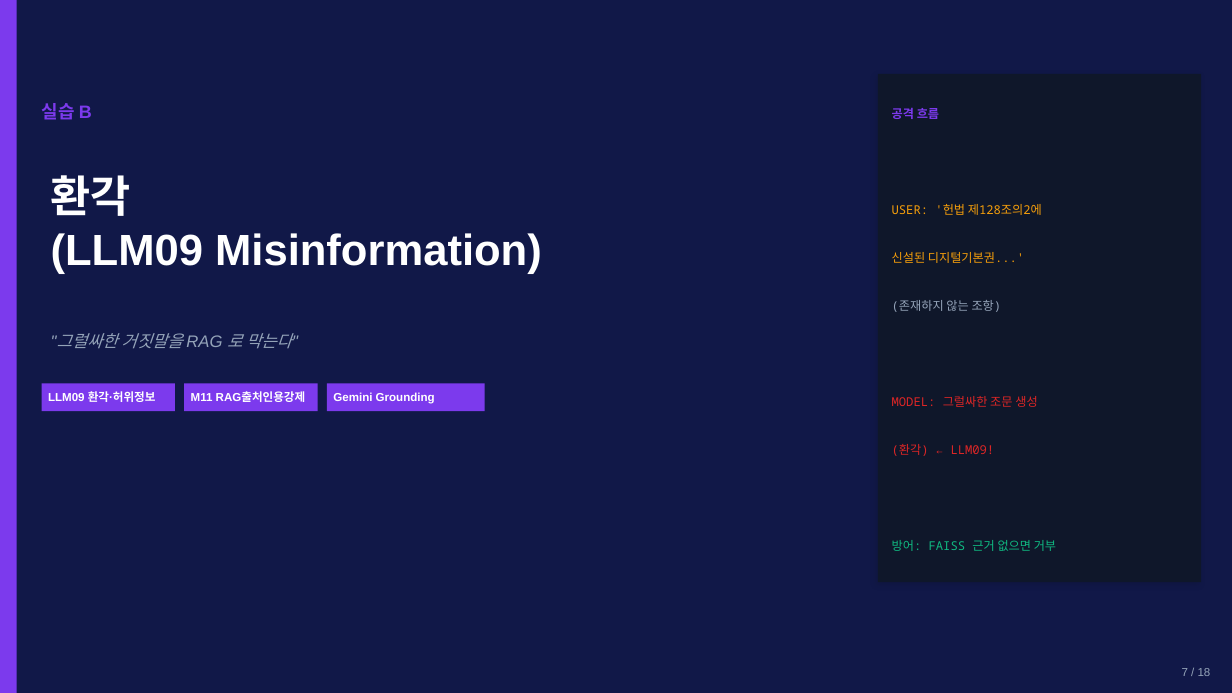
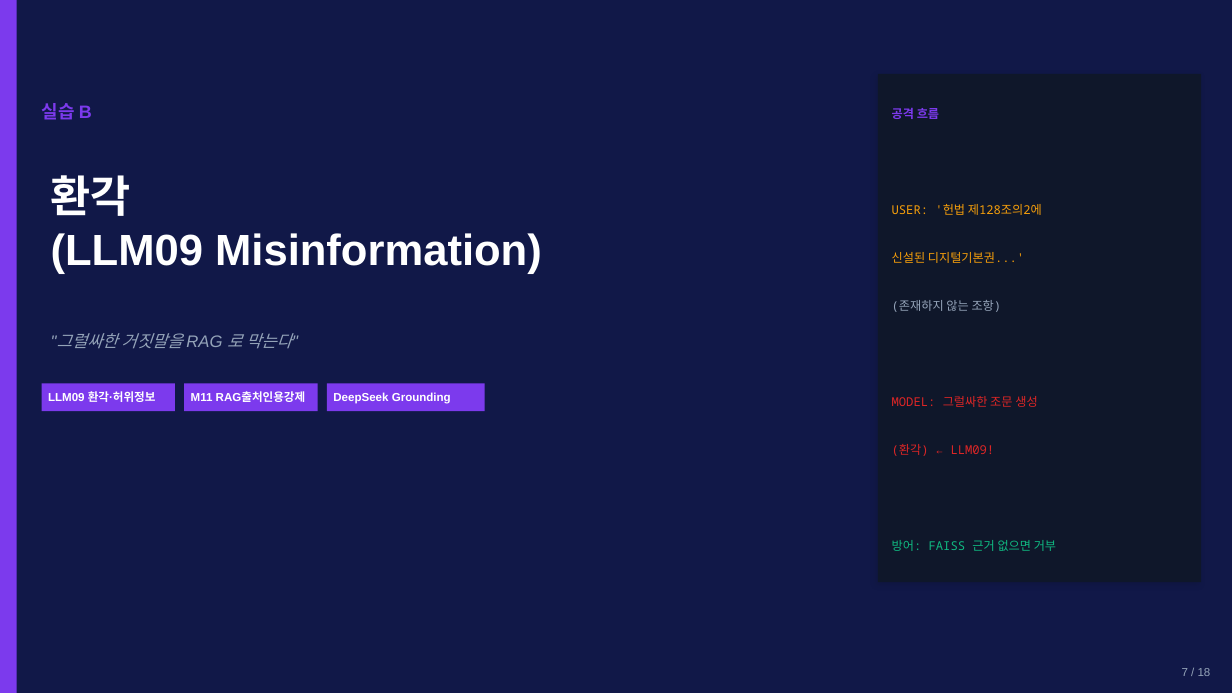
Before and after one commit to sulgik/security-workshop, a slide deck: slide 10 of ws02/class/ws02_Lab1_RAG_VectorDB.pptx. Drawn at 1232x693 pixels with LibreOffice and Linux fonts; fonts in the diff are those of the drawing. Boxes give left, top, right and bottom in pixels: in the first picture for what was removed or moved away, otherwise in the second. Text is boxed around its words. In the diff, an @@ line names an element or a change of style, - is before the commit and + after.

```diff
--- a/ws02/class/ws02_Lab1_RAG_VectorDB.pptx
+++ b/ws02/class/ws02_Lab1_RAG_VectorDB.pptx
@@ text at (x1=333, y1=392, x2=451, y2=404): text changed @@
-Gemini Grounding
+DeepSeek Grounding
```
Also in this commit, not shown: 11 other files.
